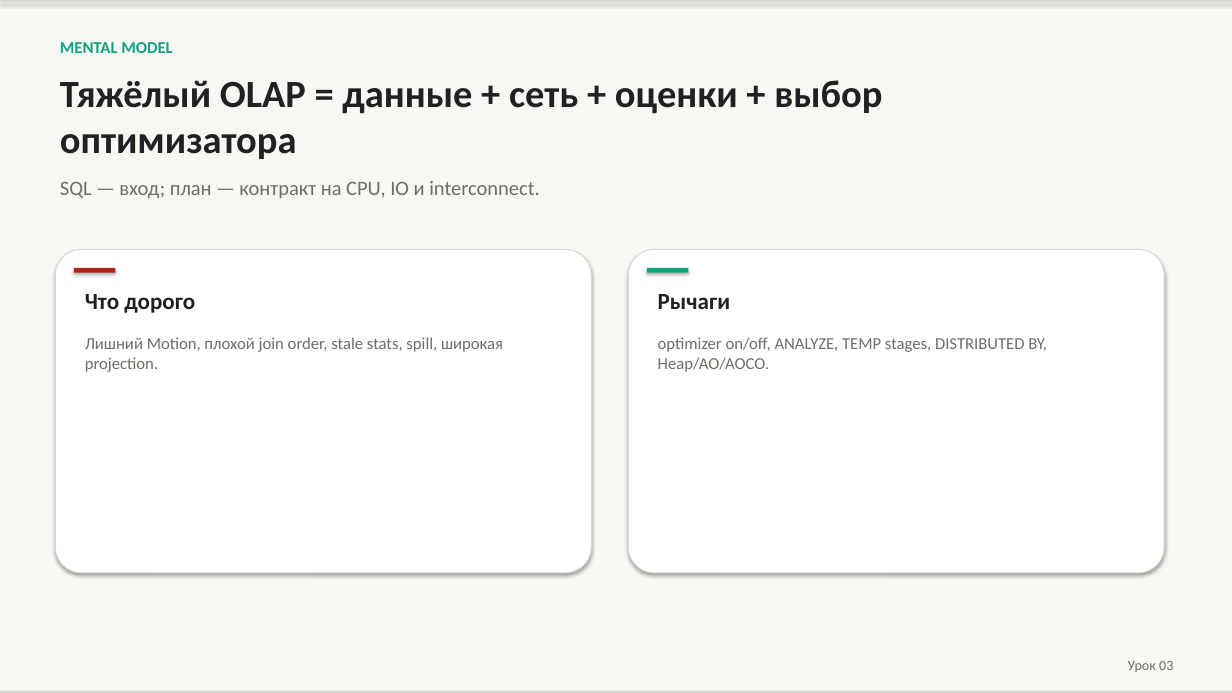
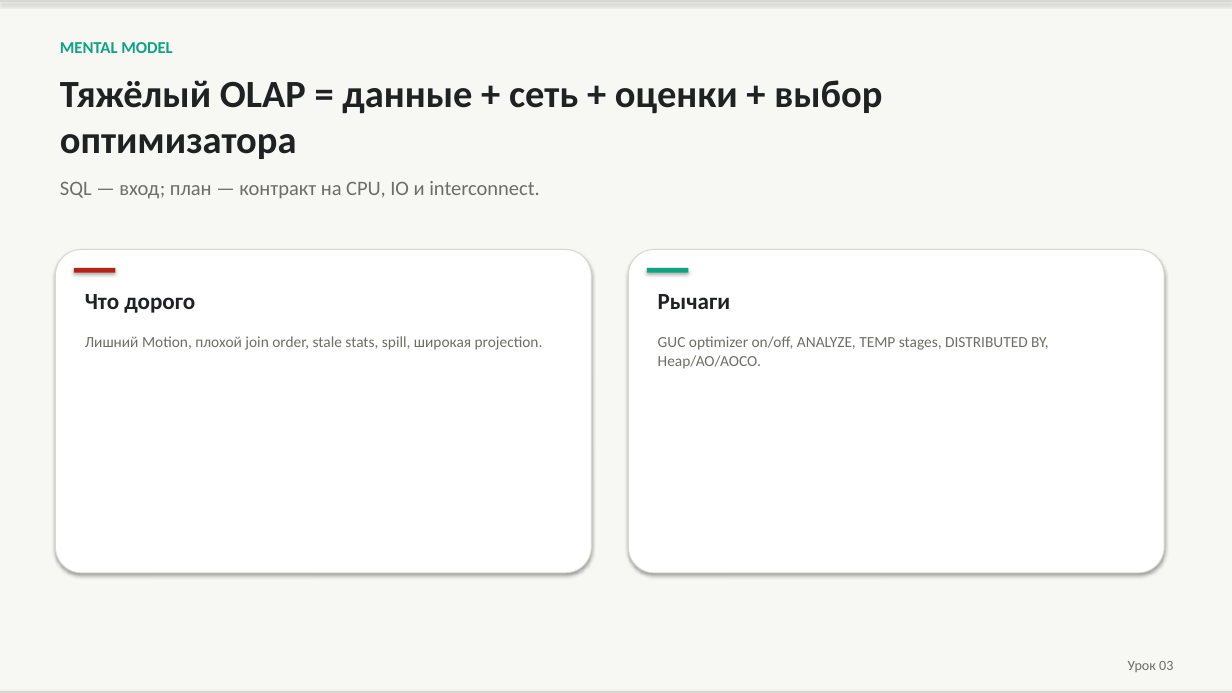
Before and after one commit to PaulKov/de-mentor, a slide deck: slide 5 of artifacts/greenplum-query-tuning-theory.pptx (slide 3 before the commit). Drawn at 1232x693 pixels with LibreOffice and Linux fonts; fonts in the diff are those of the drawing. Boxes give left, top, right and bottom in pixels: in the first picture for what was removed or moved away, otherwise in the second. Text is boxed around its words. In the diff, an @@ line names an element or a change of style, - is before the commit and + after.

```diff
--- a/artifacts/greenplum-query-tuning-theory.pptx
+++ b/artifacts/greenplum-query-tuning-theory.pptx
@@ text "Лишний Motion, плохой join order, ..." at box(85, 336, 543, 350): size 13 to 12 pt @@
@@ text at box(658, 336, 1048, 369): text changed; size 13 to 12 pt @@
-optimizer on/off, ANALYZE, TEMP stages, DISTRIBUTED BY, Heap/AO/AOCO.
+GUC optimizer on/off, ANALYZE, TEMP stages, DISTRIBUTED BY, Heap/AO/AOCO.
```
Also in this commit, not shown: 28 other slides changed, 13 slides added, 39 other files.
